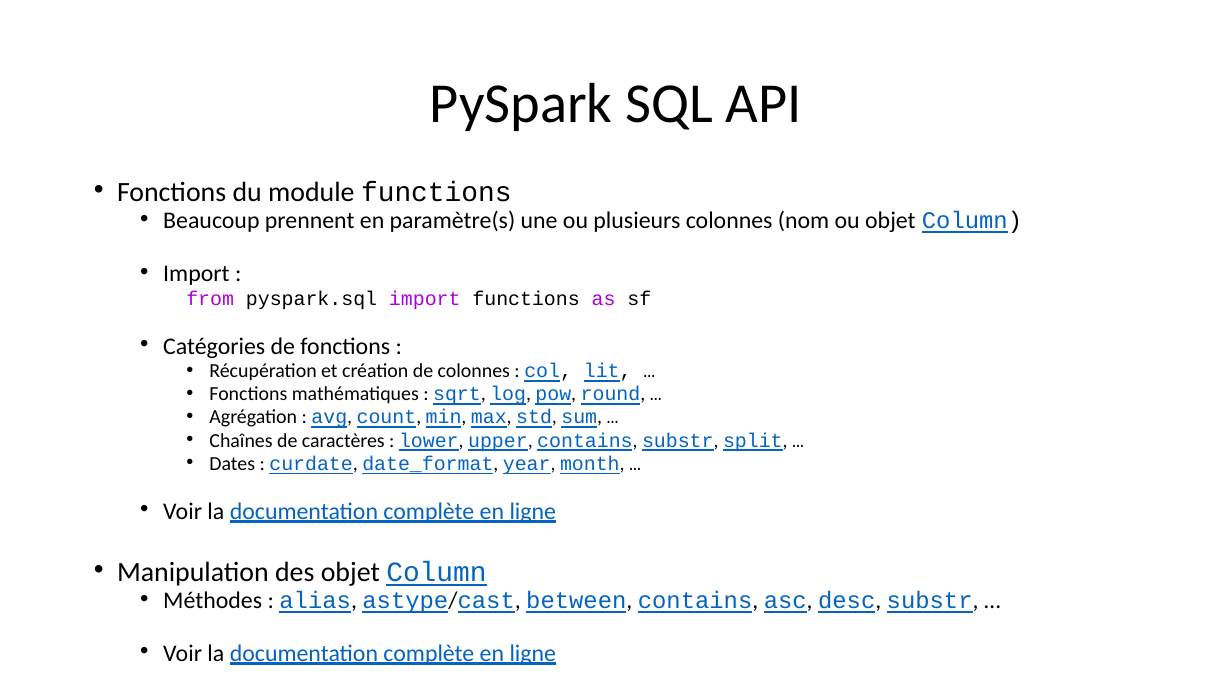
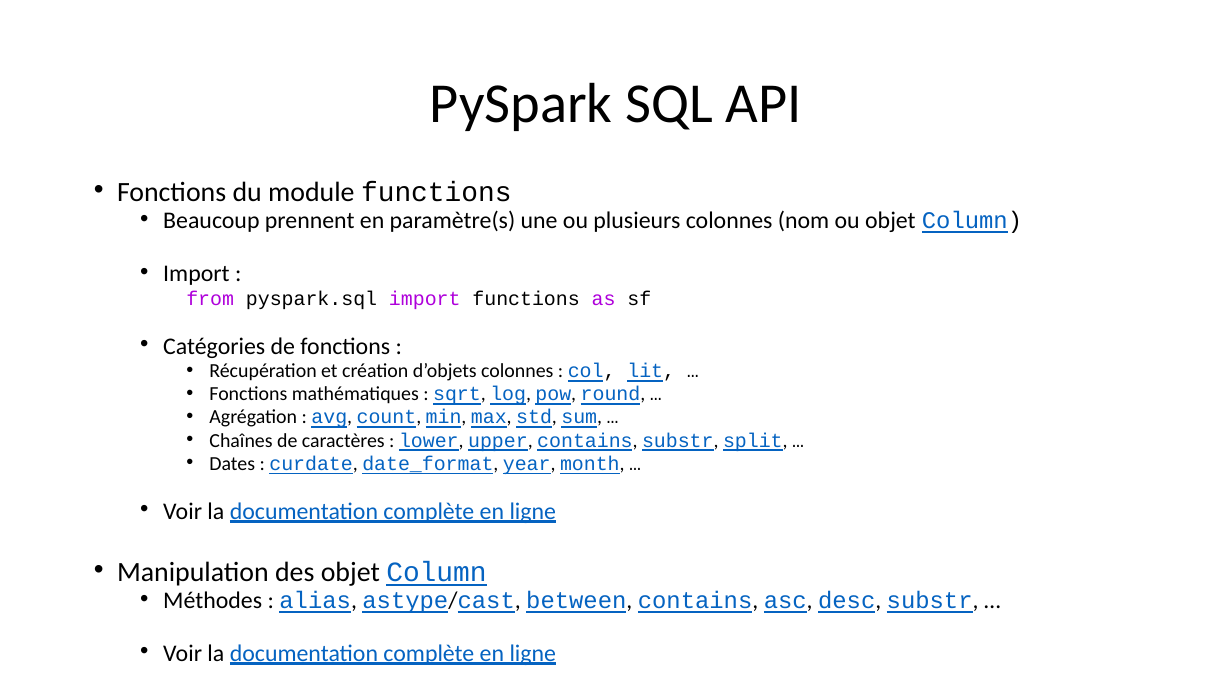
Before and after one commit to rtavenar/m2-big_data, a slide deck: slide 17 of slides/Spark.pptx. Drawn at 1232x693 pixels with LibreOffice and Linux fonts; fonts in the diff are those of the drawing. Boxes give left, top, right and bottom in pixels: in the first picture for what was removed or moved away, otherwise in the second. Text is boxed around its words. In the diff, an @@ line names an element or a change of style, - is before the commit and + after.

Commit message:
spark

```diff
--- a/slides/Spark.pptx
+++ b/slides/Spark.pptx
@@ text at box(209, 363, 675, 382): text changed @@
-    • Récupération et création de colonnes : col, lit, …
+    • Récupération et création d’objets colonnes : col, lit, …
```
Also in this commit, not shown: 2 other slides changed, 3 slides removed, 5 other files.
